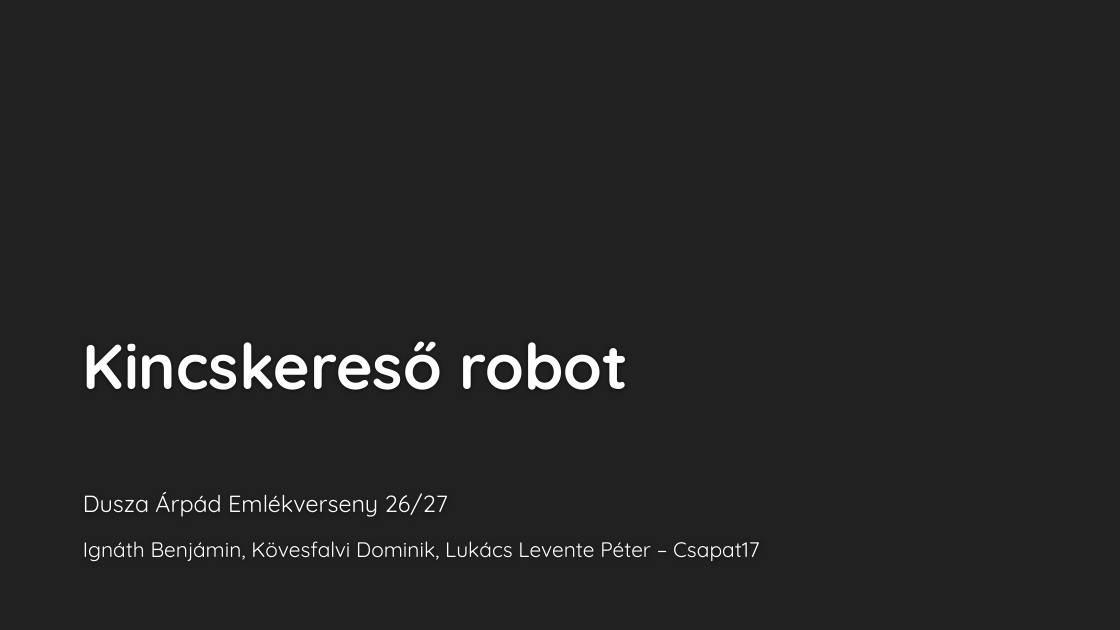
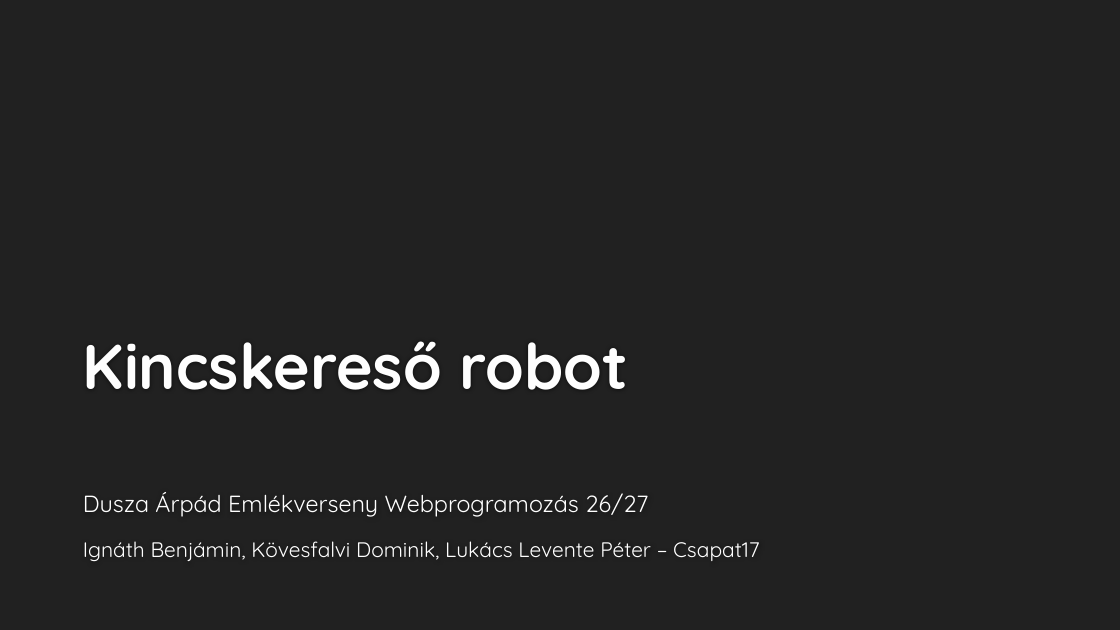
Before and after one commit to Kerozinus/26-27-Szoftver, a slide deck: slide 1 of Races/DUSZA_1126/robotszimulator_vedes_diy.pptx. Drawn at 1120x630 pixels with LibreOffice and Linux fonts; fonts in the diff are those of the drawing; background and template pictures are left out. Boxes give left, top, right and bottom in pixels: in the first picture for what was removed or moved away, otherwise in the second. Text is boxed around its words. In the diff, an @@ line names an element or a change of style, - is before the commit and + after.

```diff
--- a/Races/DUSZA_1126/robotszimulator_vedes_diy.pptx
+++ b/Races/DUSZA_1126/robotszimulator_vedes_diy.pptx
@@ subtitle at [83,492,648,517]: text changed @@
-Dusza Árpád Emlékverseny 26/27
+Dusza Árpád Emlékverseny Webprogramozás 26/27
```
Also in this commit, not shown: 3 slides added, 1 slide removed.
